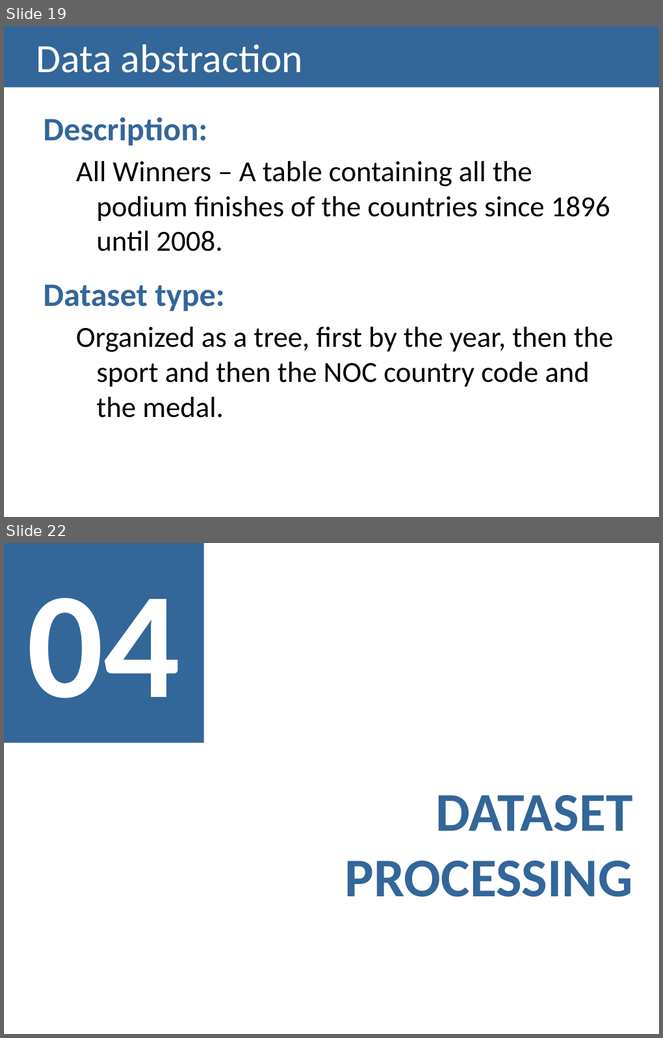
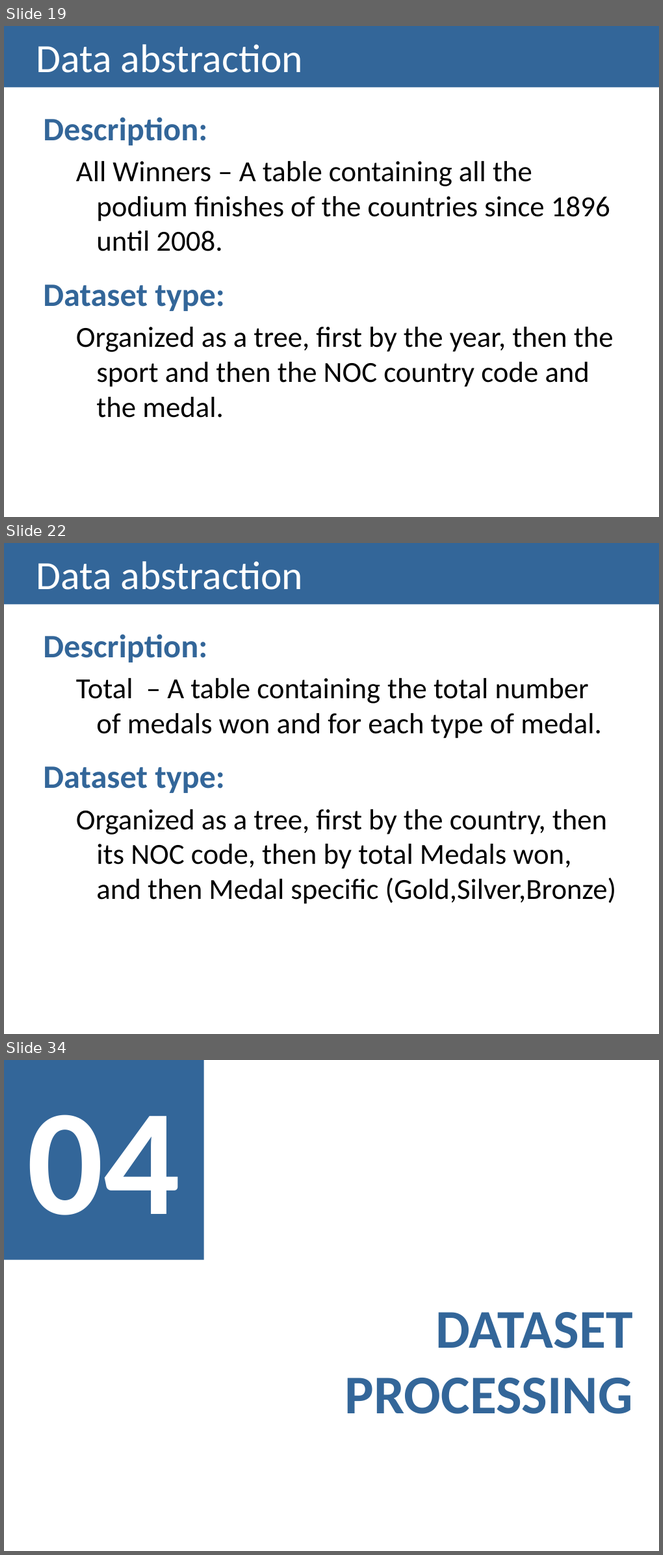
Before and after one commit to carboned4/V_I_2015_1, a slide deck: checkpoint2/G01A - Checkpoint2 Presentation.pptx. Shown one above the other, each under a label of ours: slides 19 and 22 before the commit, slides 19, 22 and 34 after it; the slides between them are not shown. The pictures are 663x1038 and 663x1555 pixels, drawn with LibreOffice and Linux fonts; fonts in the diff are those of the drawing. Boxes give left, top, right and bottom in pixels: in the first picture for what was removed or moved away, otherwise in the second. Text is boxed around its words. In the diff, an @@ line names an element or a change of style, - is before the commit and + after.

```diff
--- a/checkpoint2/G01A - Checkpoint2 Presentation.pptx
+++ b/checkpoint2/G01A - Checkpoint2 Presentation.pptx
@@ slide 22 added at (x1=4, y1=543, x2=659, y2=1034), background #FFFFFF @@
@@ title added at (x1=4, y1=543, x2=659, y2=605), fill #336699, 44 pt, text #FFFFFF @@
+Data abstraction
@@ text added at (x1=43, y1=634, x2=617, y2=904), 32 pt, text #000000 @@
+Description:
+  Total – A table containing the total number of medals won and for each type of medal.
+Dataset type:
+  Organized as a tree, first by the country, then its NOC code, then by total Medals won, and then Medal specific (Gold,Silver,Bronze)
@@ what was slide 22 is now slide 34 @@
```
Also in this commit, not shown: 1 slide changed, 12 other slides added, 1 slide removed.
